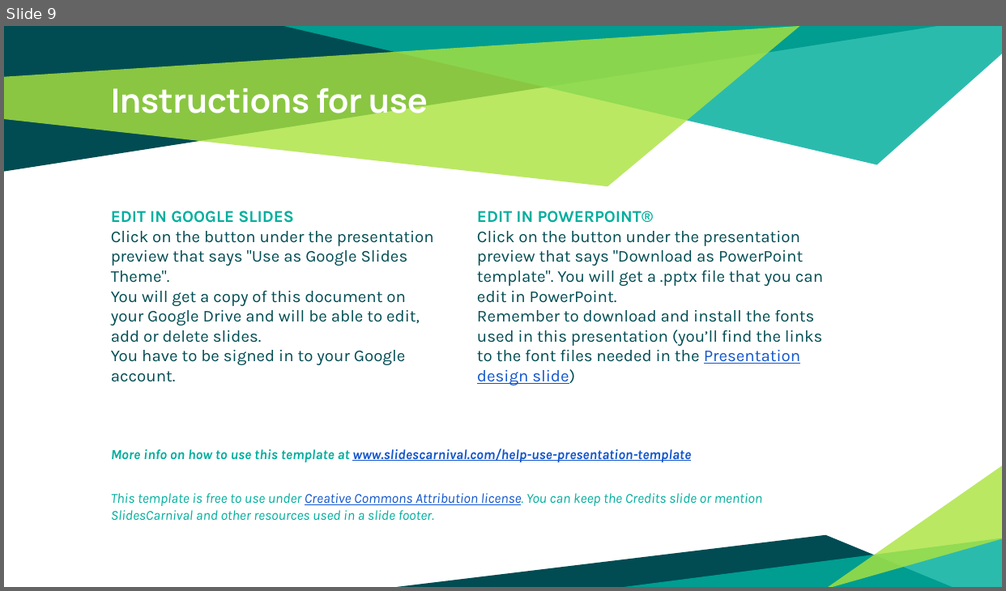
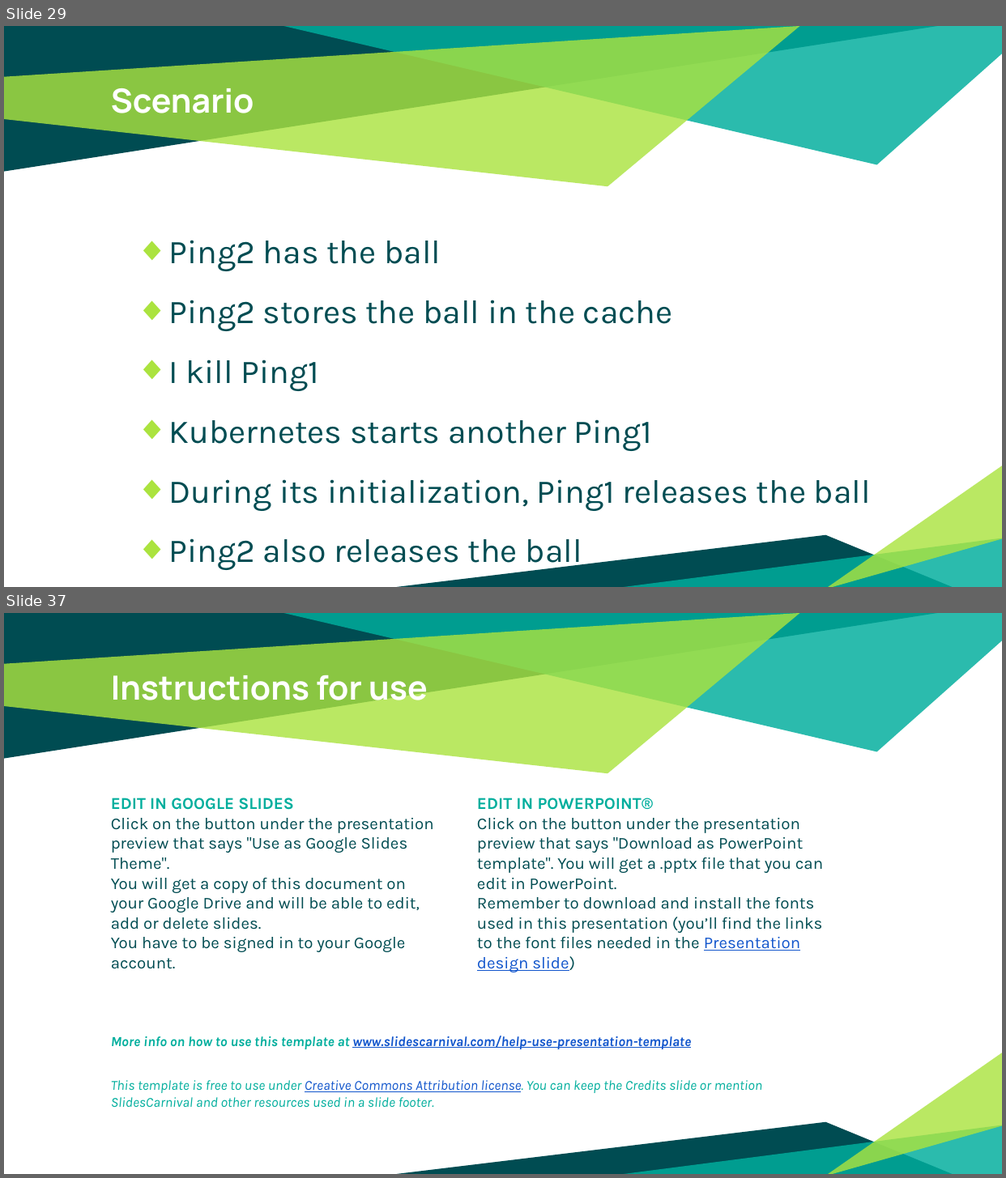
Before and after one commit to patrocinio/chaos-monkey-playing-ping-pong, a slide deck: Presentation/Bootcamp.pptx. Shown one above the other, each under a label of ours: slide 9 before the commit, slides 29 and 37 after it; the slides between them are not shown. The pictures are 1006x591 and 1006x1178 pixels, drawn with LibreOffice and Linux fonts; fonts in the diff are those of the drawing. Boxes give left, top, right and bottom in pixels: in the first picture for what was removed or moved away, otherwise in the second. Text is boxed around its words. In the diff, an @@ line names an element or a change of style, - is before the commit and + after.

```diff
--- a/Presentation/Bootcamp.pptx
+++ b/Presentation/Bootcamp.pptx
@@ slide 29 added at [4, 26, 1002, 587], background #FFFFFF; not listed: 6 template elements that a slide beside it also shows @@
@@ title added at [111, 88, 254, 113], 24 pt, text #FFFFFF, bold @@
+Scenario
@@ text added at [168, 240, 871, 572], 24 pt, text #004C52 @@
+◆ Ping2 has the ball
+◆ Ping2 stores the ball in the cache
+◆ I kill Ping1
+◆ Kubernetes starts another Ping1
+◆ During its initialization, Ping1 releases the ball
+◆ Ping2 also releases the ball
@@ what was slide 9 is now slide 37 @@
```
Also in this commit, not shown: 2 slides changed, 27 other slides added.
